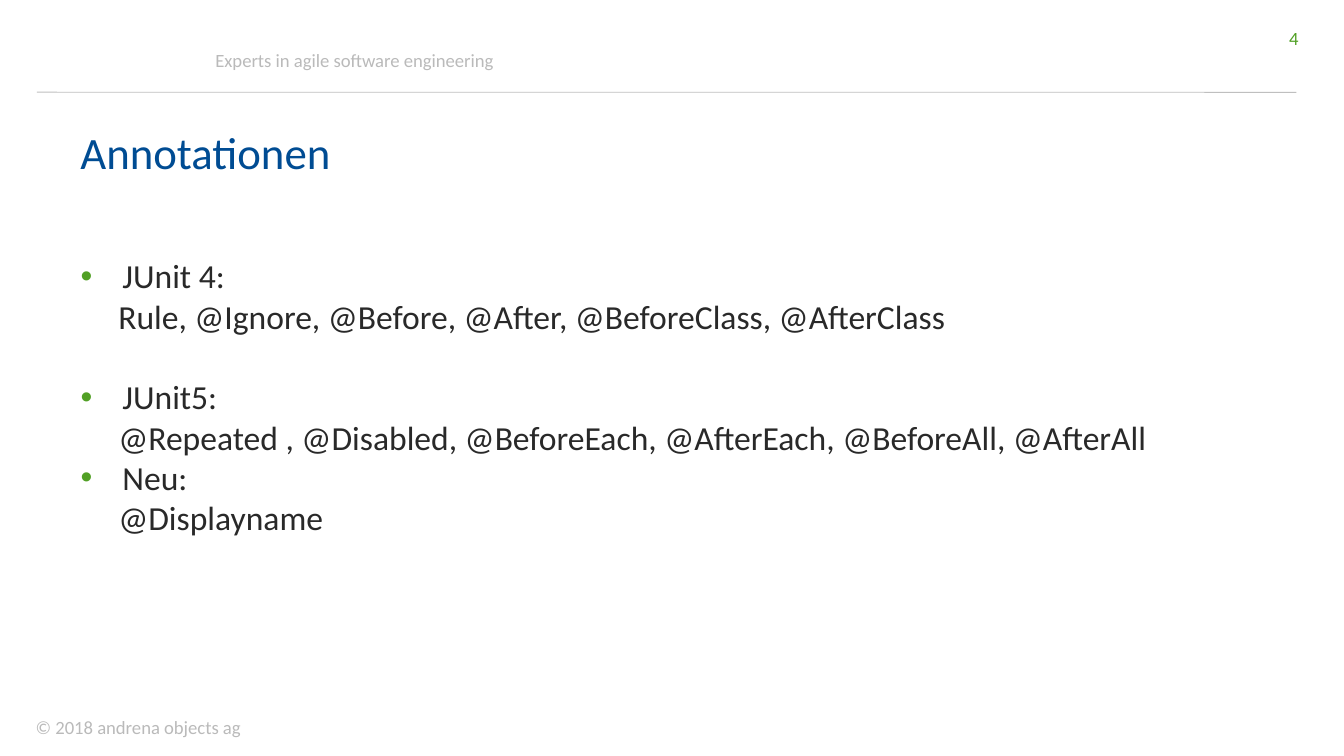
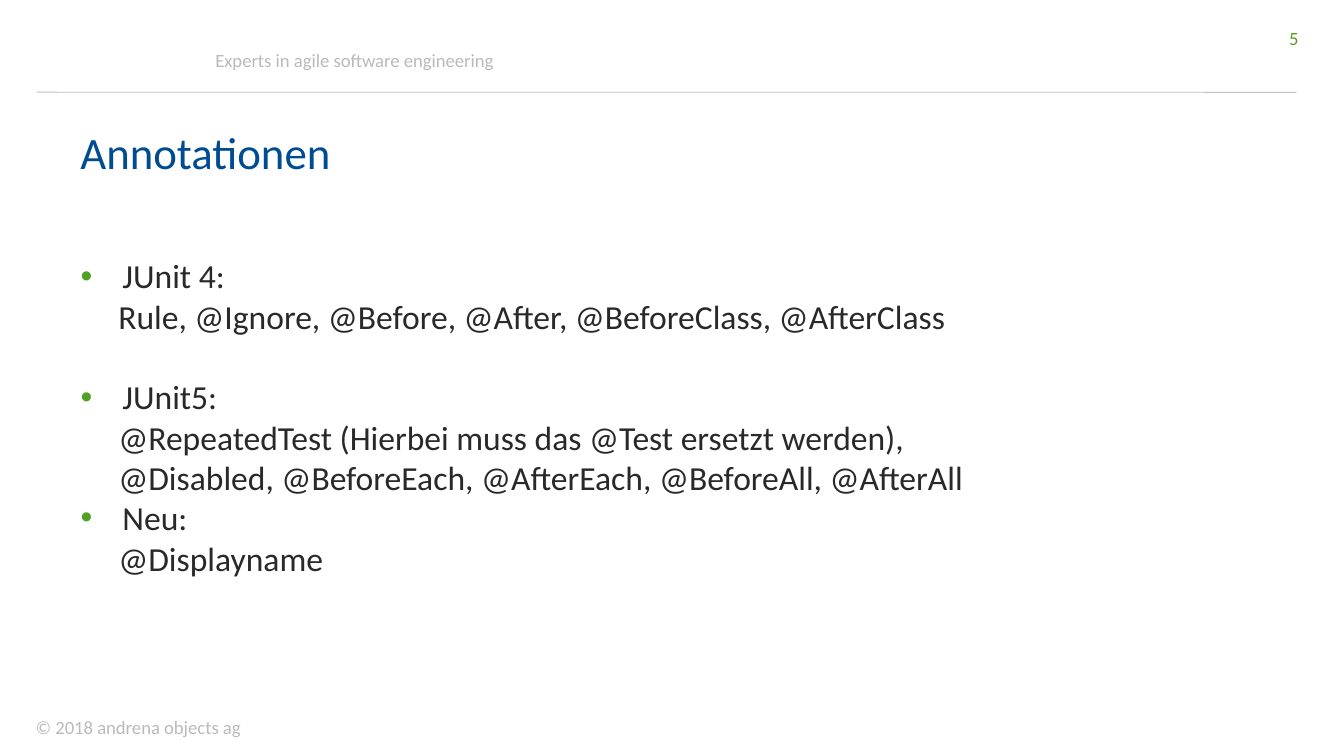
Before and after one commit to andrena/junit5-workshop-et-ka-2018, a slide deck: slide 5 of files/Folien.pptx (slide 4 before the commit). Drawn at 1344x756 pixels with LibreOffice and Linux fonts; fonts in the diff are those of the drawing; background and template pictures are left out. Boxes give left, top, right and bottom in pixels: in the first picture for what was removed or moved away, otherwise in the second. Text is boxed around its words. In the diff, an @@ line names an element or a change of style, - is before the commit and + after.

```diff
--- a/files/Folien.pptx
+++ b/files/Folien.pptx
@@ page number at box(1289, 33, 1298, 45): text changed @@
-4
+5
@@ text at box(118, 425, 963, 494): text changed @@
-@Repeated , @Disabled, @BeforeEach, @AfterEach, @BeforeAll, @AfterAll
+@RepeatedTest (Hierbei muss das @Test ersetzt werden),
+@Disabled, @BeforeEach, @AfterEach, @BeforeAll, @AfterAll
```
Also in this commit, not shown: 13 other slides changed, 1 slide added.
